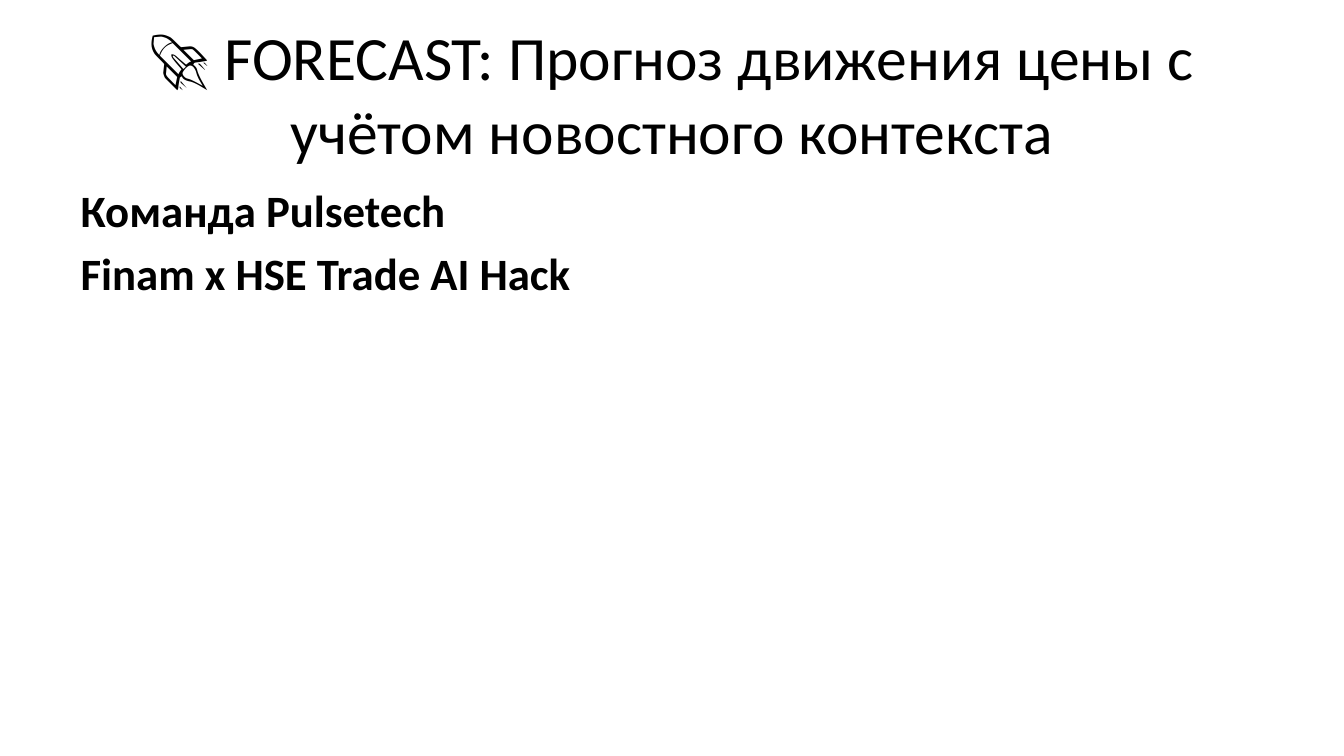
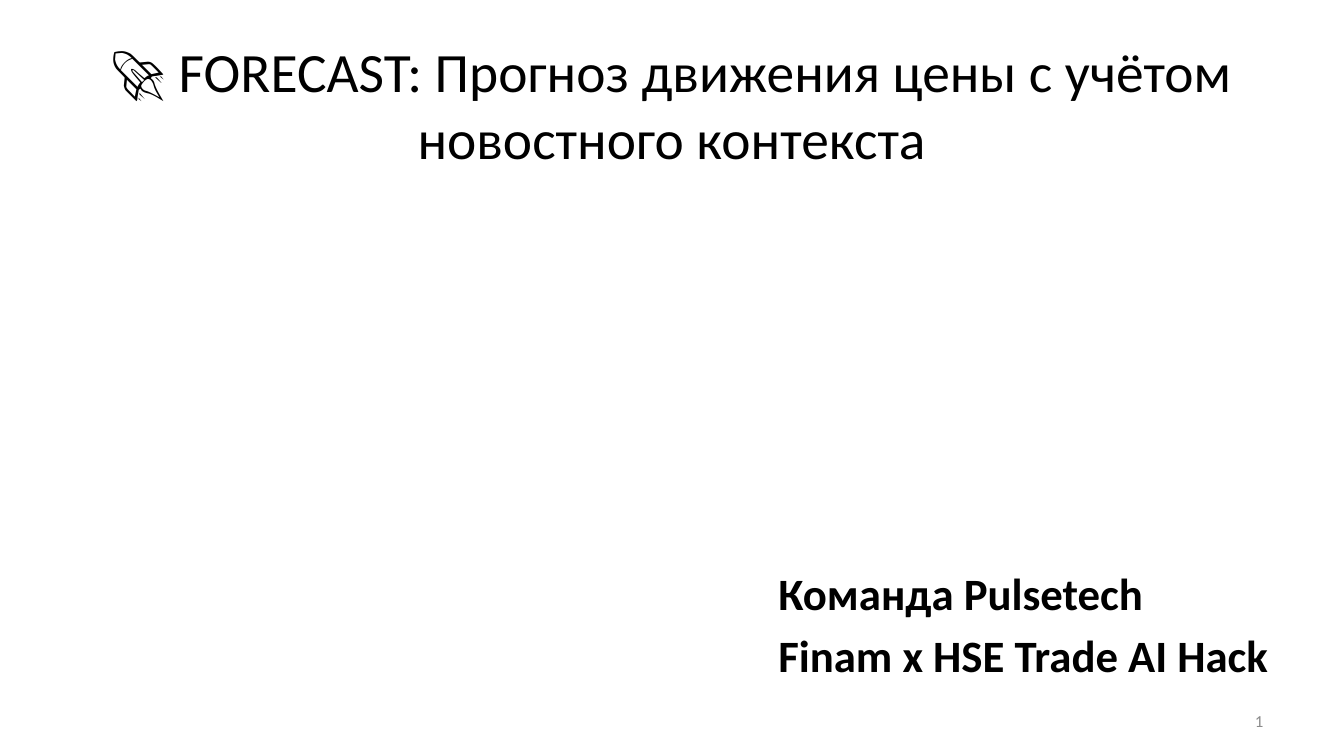
Before and after one commit to sokanaid/finnam-forecast-pulsetech, a slide deck: slide 1 of PITCH_PRESENTATION.pptx. Drawn at 1344x756 pixels with LibreOffice and Linux fonts; fonts in the diff are those of the drawing. Boxes give left, top, right and bottom in pixels: in the first picture for what was removed or moved away, otherwise in the second. Text is boxed around its words. In the diff, an @@ line names an element or a change of style, - is before the commit and + after.

Commit message:
Final updates: clean up presentation formatting

```diff
--- a/PITCH_PRESENTATION.pptx
+++ b/PITCH_PRESENTATION.pptx
@@ title "🚀 FORECAST: Прогноз движения цены ...": place and size @@
-title "🚀 FORECAST: Прогноз движения цены ..." at [224,40,1194,164]
+title "🚀 FORECAST: Прогноз движения цены ..." at [179,55,1231,160]
@@ title "🚀 FORECAST: Прогноз движения цены ..." at [179,55,1231,160]: size 33 to 29.7 pt @@
@@ text "Команда Pulsetech": place and size @@
-text "Команда Pulsetech" at [81,195,571,291]
+text "Команда Pulsetech" at [778,578,1268,673]
@@ page number added at [1255,716,1264,727], 9 pt, text #8C8C8C @@
+1
```
Also in this commit, not shown: 8 other slides changed, 4 slides added, 8 slides removed, 1 other file.
